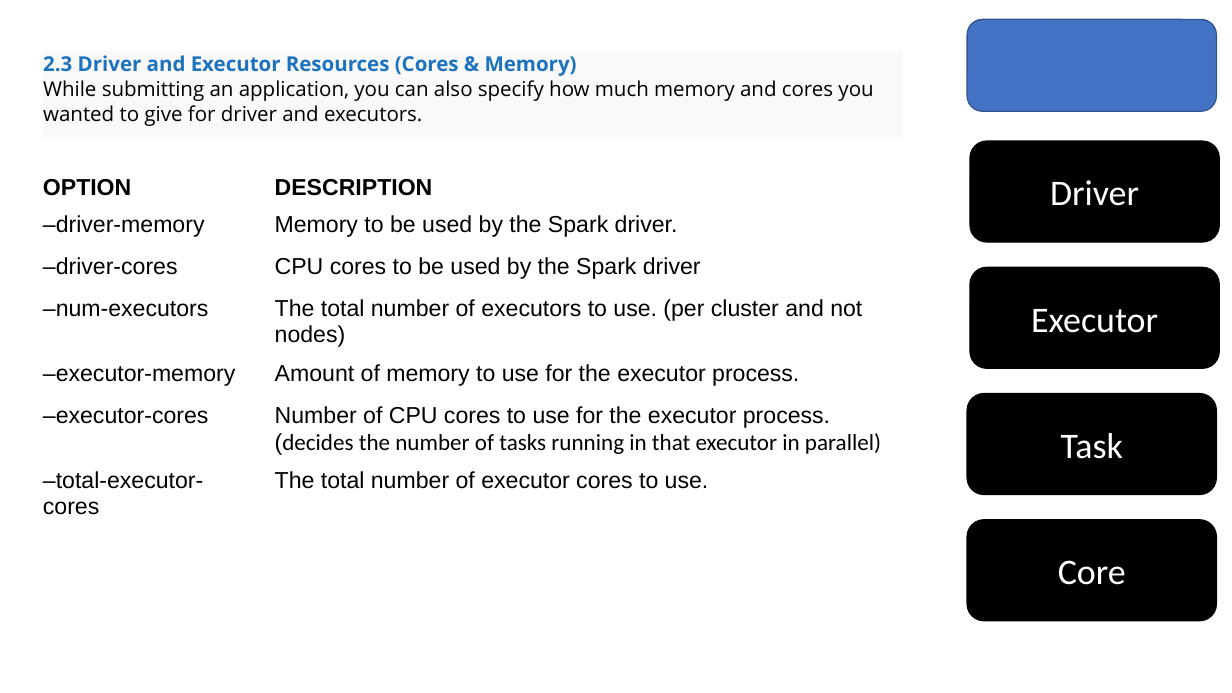
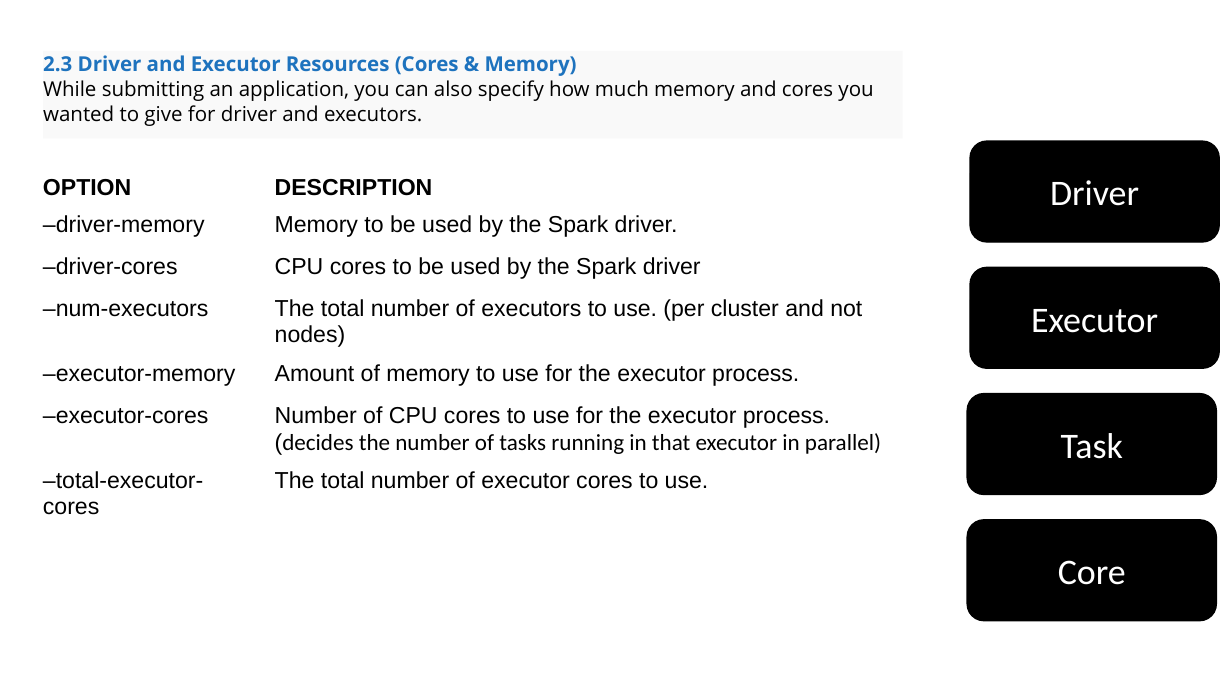
Before and after one commit to samRddhimat/onlinefiles, a slide deck: slide 10 of Spark Memory Tips.pptx. Drawn at 1232x693 pixels with LibreOffice and Linux fonts; fonts in the diff are those of the drawing. Boxes give left, top, right and bottom in pixels: in the first picture for what was removed or moved away, otherwise in the second. Text is boxed around its words. In the diff, an @@ line names an element or a change of style, - is before the commit and + after.

```diff
--- a/Spark Memory Tips.pptx
+++ b/Spark Memory Tips.pptx
@@ rounded rectangle removed at (968, 19, 1217, 111) @@
```
Also in this commit, not shown: 2 other slides changed, 1 slide added.
